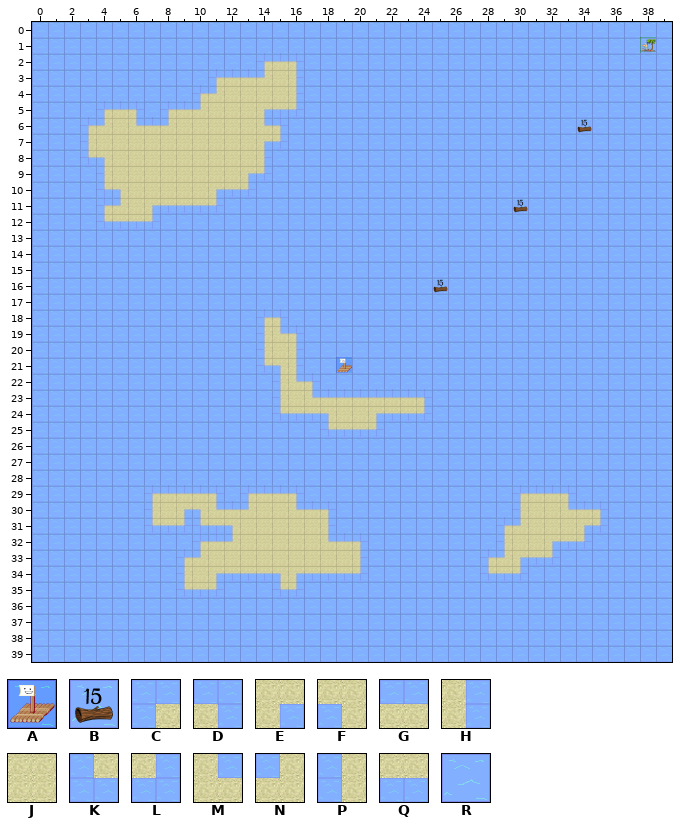
Two states of a Tiled map (JSON), TechnicalPrototype/core/assets/levels/2MapTutorial.json. The picture above was drawn from the file before the commit.
Cells are 48x48 px. Shown: x 0..39, y 0..39.
Key: from "updatedTiledSet": A 0 "Raft", B 25 "Wood", C 28 "Rock", D 29 "Rock", E 30 "Rock", F 31 "Rock", G 32 "Rock", H 33 "Rock", J 34 "Rock", K 35 "Rock", L 36 "Rock", M 37 "Rock", N 38 "Rock", P 39 "Rock", Q 40 "Rock", R 41.
_ is an empty cell, # one hidden under a higher layer.
Layer "Environment" before, first column x 4:
 7 JJJJJJJJJJELRRRRRRRRRRRRRRRR
 8 FJJJJJJJJJHRRRRRRRRRRRRRRRRR
 9 PJJJJJJJJELRRRRRRRRRRRRRRRRR
10 KFJJJJJEQLRRRRRRRRRRRRRRRRRR
11 CNJEQQQLRRRRRRRRRRRRRRRRRR#R
12 KQQLRRRRRRRRRRRRRRRRRRRRRRRR
13 RRRRRRRRRRRRRRRRRRRRRRRRRRRR
14 RRRRRRRRRRRRRRRRRRRRRRRRRRRR
15 RRRRRRRRRRRRRRRRRRRRRRRRRRRR
16 RRRRRRRRRRRRRRRRRRRRR#RRRRRR
17 RRRRRRRRRRRRRRRRRRRRRRRRRRRR
18 RRRRRRRRRRCDRRRRRRRRRRRRRRRR
19 RRRRRRRRRRPMDRRRRRRRRRRRRRRR
20 RRRRRRRRRRPJHRRRRRRRRRRRRRRR
21 RRRRRRRRRRKFHRRARRRRRRRRRRRR
22 RRRRRRRRRRRPMDRRRRRRRRRRRRRR
23 RRRRRRRRRRRPJMGGGGGGDRRRRRRR
24 RRRRRRRRRRRKQQFJJEQQLRRRRRRR
25 RRRRRRRRRRRRRRKQQLRRRRRRRRRR
26 RRRRRRRRRRRRRRRRRRRRRRRRRRRR
27 RRRRRRRRRRRRRRRRRRRRRRRRRRRR
28 RRRRRRRRRRRRRRRRRRRRRRRRRRRR
29 RRRCGGGDRCGGDRRRRRRRRRRRRRCG
30 RRRPJEFMGNJJMGDRRRRRRRRRRRPJ
31 RRRKQLKQFJJJJJHRRRRRRRRRRCNJ
32 RRRRRRCGNJJJJJMGDRRRRRRRRPJJ
After:
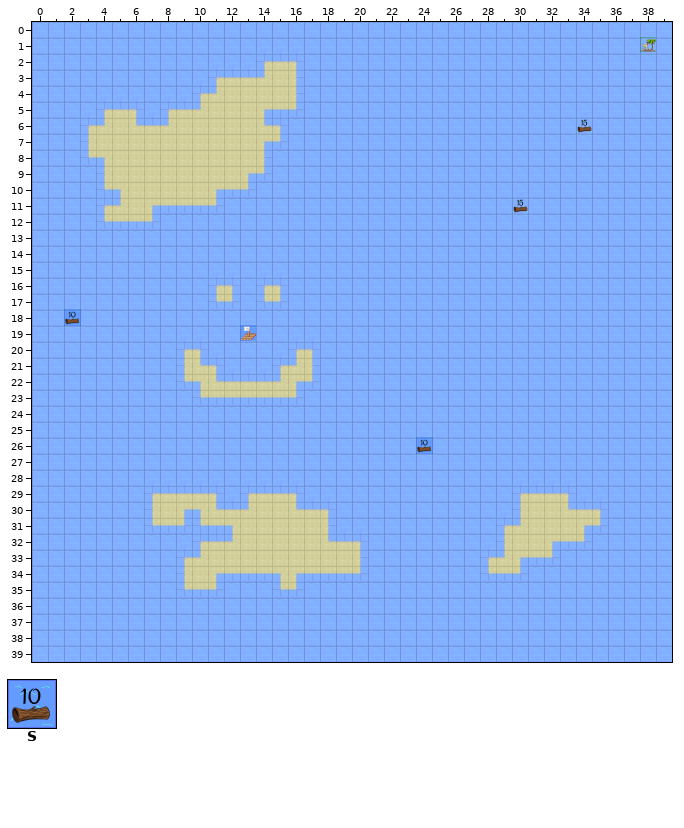
Further tiles: from "updatedTiledSet": S 24 "Wood".
Commit: adjust initial health and level 2 adn 3
What changed:
Changed rows in their new state; . is an unchanged cell.
Layer "Environment":
first column x 9:
16 ..CD.CD.........
17 ..KL.KL.........
18 .....RR.........
19 ....ARRR........
20 CD...RRCD.......
21 PMD..RCNH.R.....
22 KFMGGGNEL.......
23 .KQQQQQLRRRRRRRR
24 ......RRRRRRRRRR
25 .........RRRR...
Layer "Collectable":
first column x 2:
16 ......................._
18 S.......................
first column x 24:
26 S
Pixel boxes of the changes (left, top, right, bottom) in both pictures:
changed: (176, 277, 448, 454)
added: (64, 309, 81, 326)
